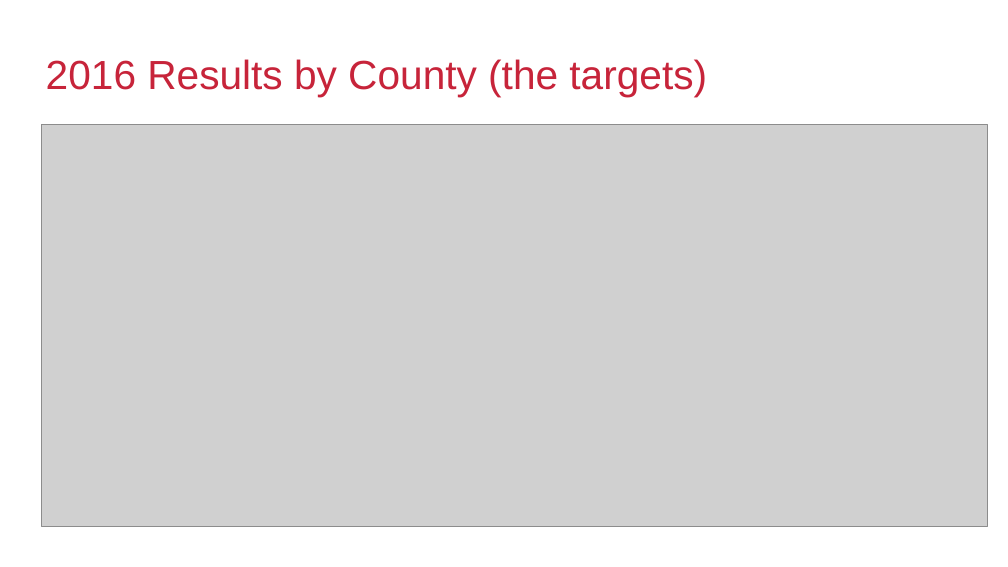
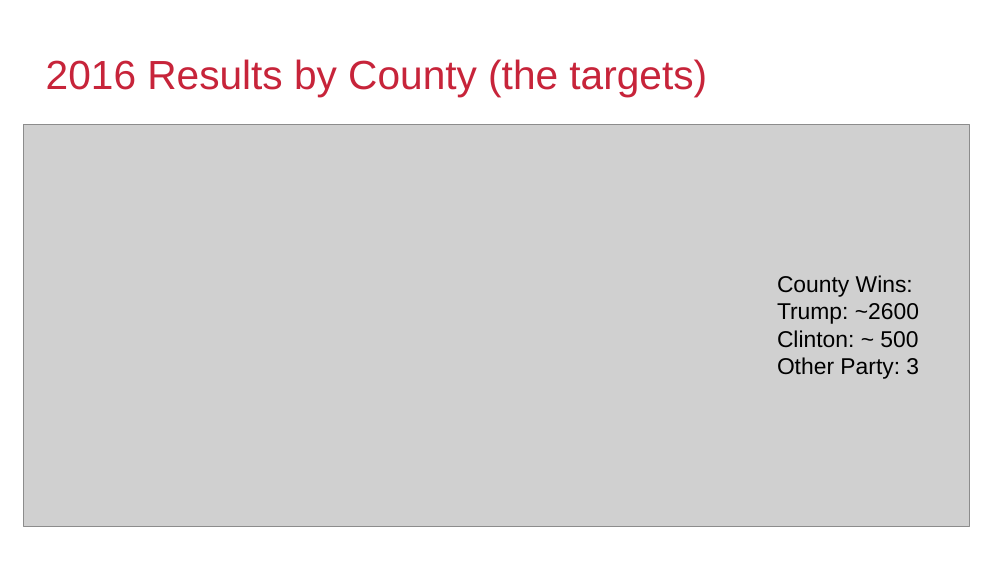
Before and after one commit to mkpetterson/2016-elections, a slide deck: slide 3 of docs/election.odp. Drawn at 1008x567 pixels with LibreOffice and Linux fonts; fonts in the diff are those of the drawing; grey boxes stand for pictures; background and template pictures are left out. Boxes give left, top, right and bottom in pixels: in the first picture for what was removed or moved away, otherwise in the second. Text is boxed around its words. In the diff, an @@ line names an element or a change of style, - is before the commit and + after.

```diff
--- a/docs/election.odp
+++ b/docs/election.odp
@@ picture: place and size @@
-picture at <box>42,124,988,527</box>
+picture at <box>24,124,970,527</box>
@@ text added at <box>777,275,919,379</box>, 18 pt, text #000000 @@
+County Wins:
+Trump: ~2600
+Clinton: ~ 500
+Other Party: 3
```
Also in this commit, not shown: 6 other slides changed, 2 slides added, 2 slides removed, 7 other files.
